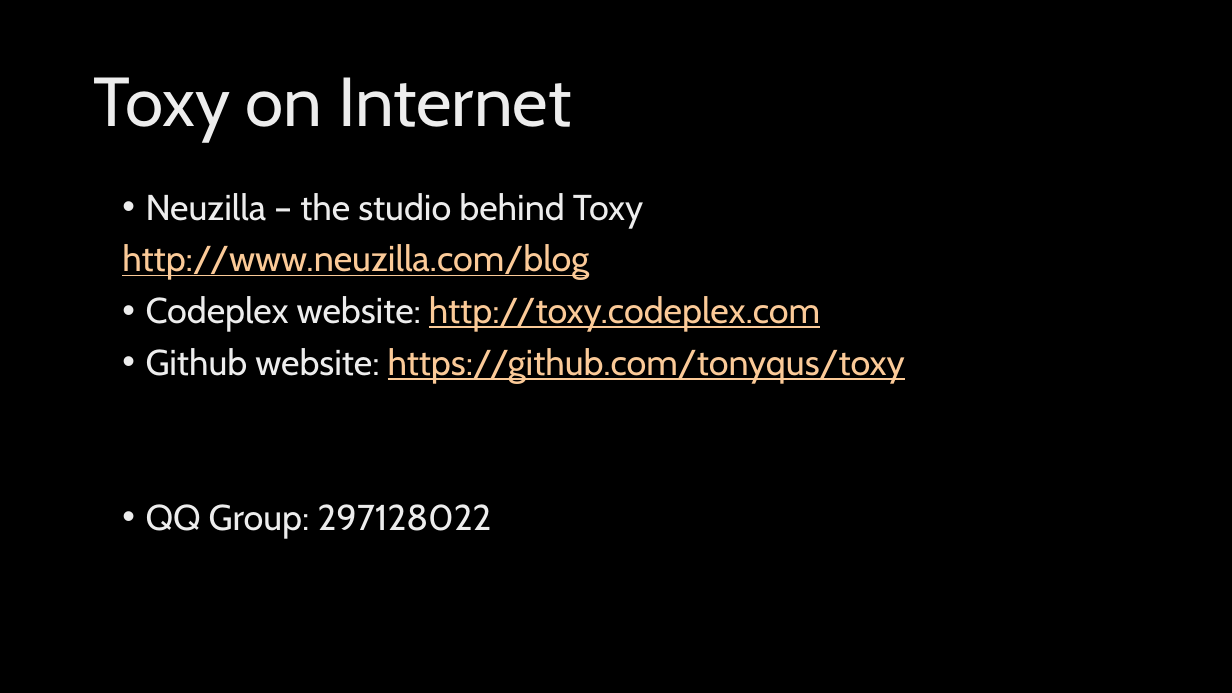
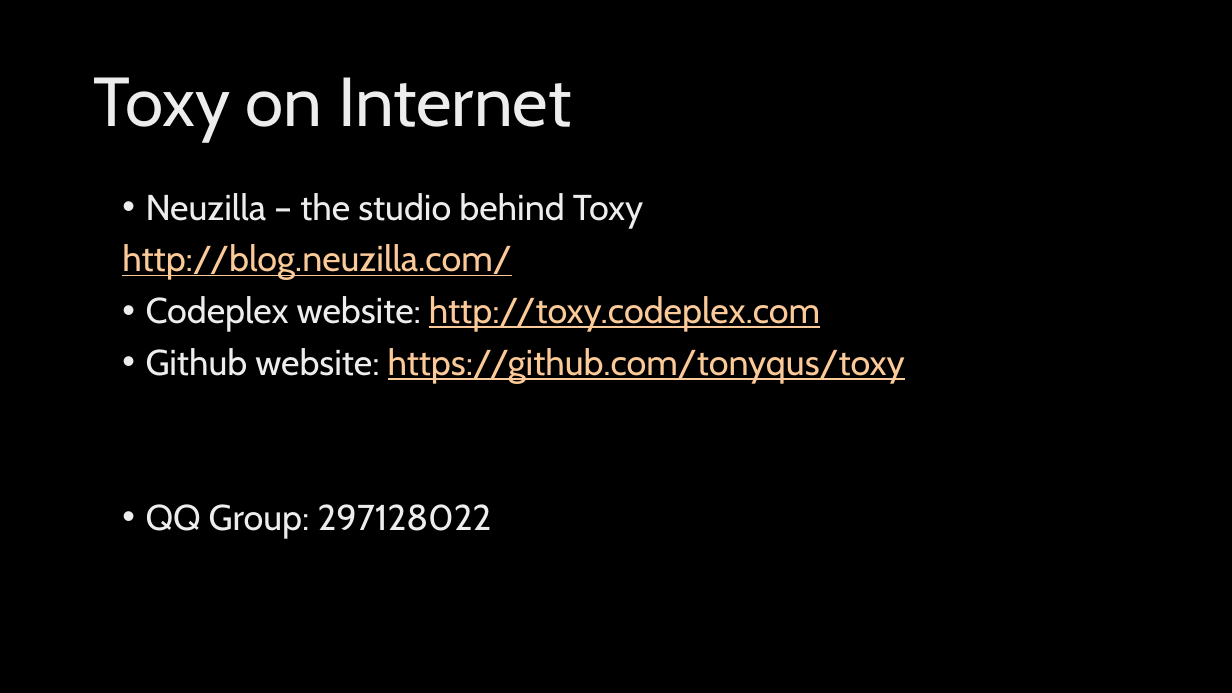
Before and after one commit to nissl-lab/toxy, a slide deck: slide 14 of Toxy Framework.pptx. Drawn at 1232x693 pixels with LibreOffice and Linux fonts; fonts in the diff are those of the drawing; background and template pictures are left out. Boxes give left, top, right and bottom in pixels: in the first picture for what was removed or moved away, otherwise in the second. Text is boxed around its words. In the diff, an @@ line names an element or a change of style, - is before the commit and + after.

Commit message:
update blog address

```diff
--- a/Toxy Framework.pptx
+++ b/Toxy Framework.pptx
@@ text at bbox=[122, 244, 511, 280]: text changed @@
-http://www.neuzilla.com/blog
+http://blog.neuzilla.com/
```
